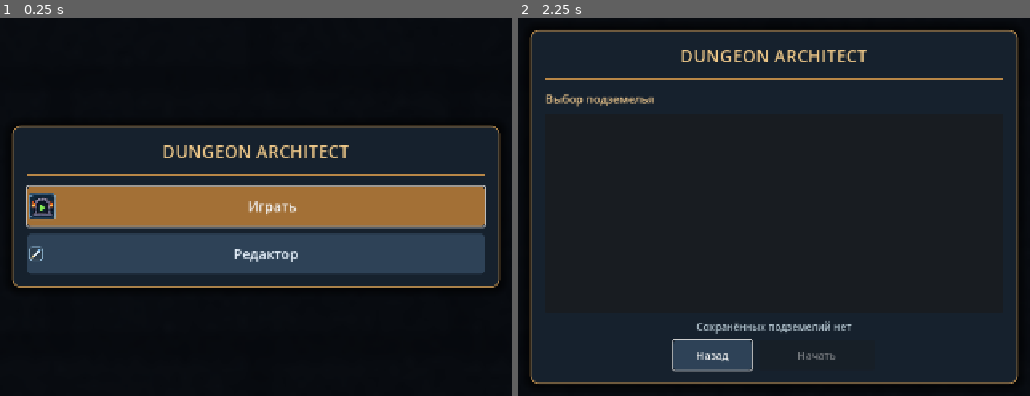
Above: before the commit, frames 1-2 (left to right).
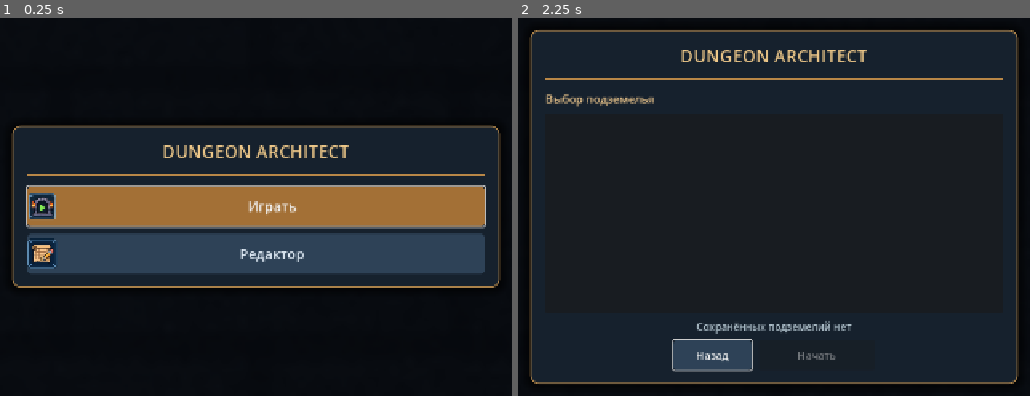
Above: after the commit, the same moments.

Repository: Warpreaktor/Dungeon-Architect
Game: Godot game, scene res://scenes/app.tscn
The game is run twice, just before and just after one commit, with the same random seed, the same clock (stepped at 60 frames per second) and the same inputs.
Inputs:
- Up to frame 1 (0.25 s): no input
- Up to frame 2 (2.25 s): click "Играть" at 0.5 s; click "Назад" at 1.25 s; click "Играть" at 2 s

The runs differ from the first frame. In frame 1, 0.7% of the frame differs, in the area x 5-60%, y 58-67%; in frame 2, nothing differs.

Commit message:
Обновлена иконка редактора на начальном экране

Diff:
--- a/scenes/main_menu.tscn
+++ b/scenes/main_menu.tscn
@@ -4,6 +4,8 @@
 [ext_resource type="Texture2D" path="res://assets/stone_wall.png" id="2_stone"]
 [ext_resource type="Texture2D" path="res://assets/icons/commands/test.png" id="3_play"]
 [ext_resource type="Texture2D" path="res://assets/icons/commands/editor.png" id="4_editor"]
+[ext_resource type="Texture2D" path="res://assets/icons/commands/editor_mode_home.png" id="4_editor"]
+
 [ext_resource type="PackedScene" path="res://scenes/hero_selection.tscn" id="5_heroes"]
 
 [sub_resource type="StyleBoxFlat" id="StyleBoxFlat_card"]
Binary file added: assets/icons/commands/editor_mode_home.png
Not shown, added: assets/icons/commands/editor_mode_home.png.import
